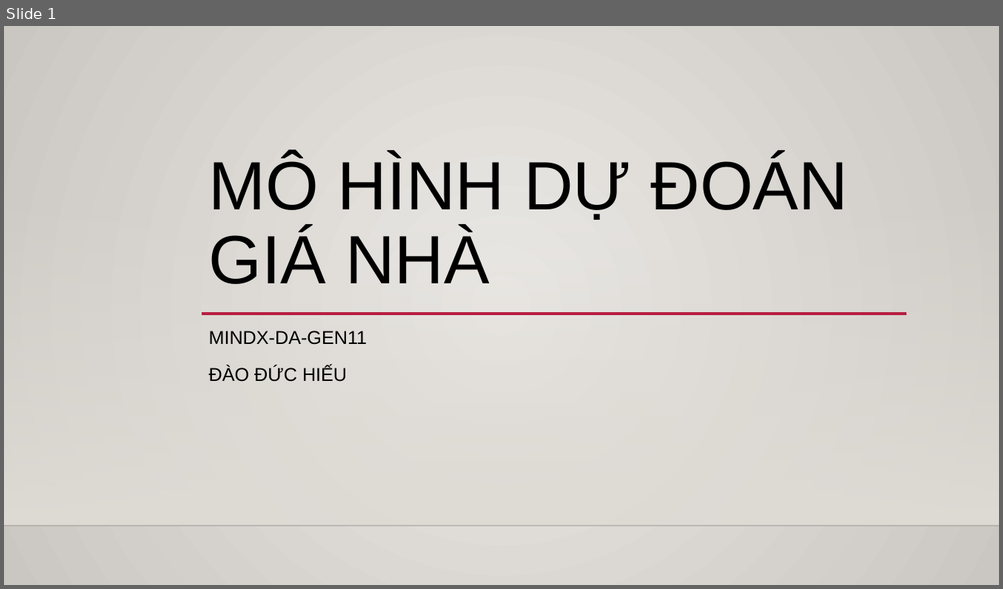
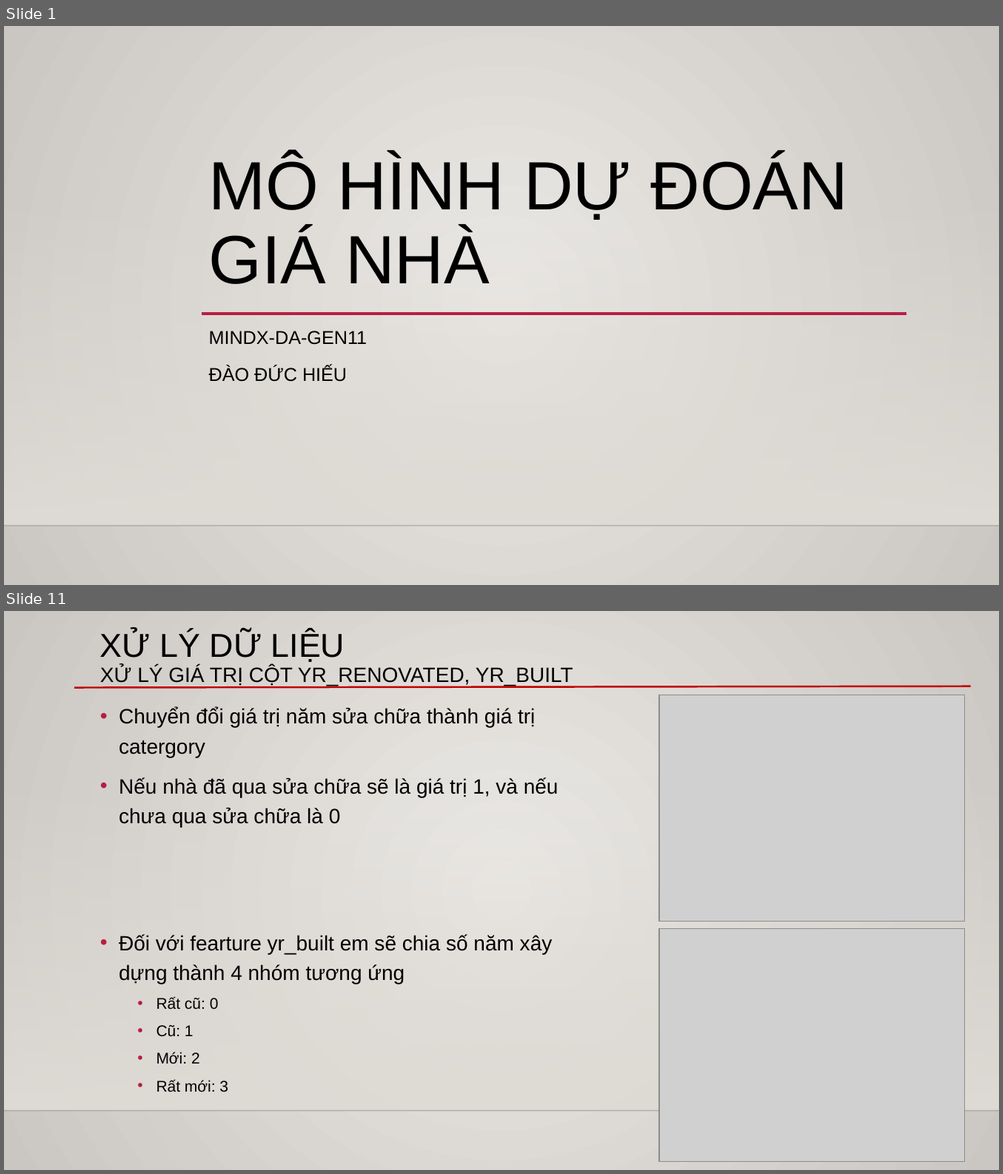
Before and after one commit to DK-Hieu/House_price_prediction, a slide deck: ver_4_kc_house/Mô hình dự đoán giá nhà.pptx. Shown one above the other, each under a label of ours: slide 1 before the commit, slides 1 and 11 after it; the slides between them are not shown. The pictures are 1003x589 and 1003x1174 pixels, drawn with LibreOffice and Linux fonts; fonts in the diff are those of the drawing; grey boxes stand for pictures; background and template pictures are left out. Boxes give left, top, right and bottom in pixels: in the first picture for what was removed or moved away, otherwise in the second. Text is boxed around its words. In the diff, an @@ line names an element or a change of style, - is before the commit and + after.

```diff
--- a/ver_4_kc_house/Mô hình dự đoán giá nhà.pptx
+++ b/ver_4_kc_house/Mô hình dự đoán giá nhà.pptx
@@ slide 11 added at (x1=4, y1=611, x2=999, y2=1170), background gradient #ECEAE7 to #CAC7C1; not listed: 2 template elements that a slide beside it also shows @@
@@ text added at (x1=100, y1=631, x2=573, y2=686), 20 pt, text #000000 @@
+XỬ LÝ DỮ LIỆU
+XỬ LÝ GIÁ TRỊ CỘT YR_RENOVATED, YR_BUILT
@@ line added from (74, 688) to (970, 686), #C00000 1.75 pt @@
@@ picture added at (x1=659, y1=695, x2=965, y2=921) @@
@@ text added at (x1=119, y1=707, x2=558, y2=827), 20 pt, text #000000 @@
+• Chuyển đổi giá trị năm sửa chữa thành giá trị catergory
+• Nếu nhà đã qua sửa chữa sẽ là giá trị 1, và nếu chưa qua sửa chữa là 0
@@ text added at (x1=119, y1=934, x2=552, y2=1092), 20 pt, text #000000 @@
+• Đối với fearture yr_built em sẽ chia số năm xây dựng thành 4 nhóm tương ứng
+  • Rất cũ: 0
+  • Cũ: 1
+  • Mới: 2
+  • Rất mới: 3
@@ picture added at (x1=659, y1=929, x2=965, y2=1162) @@
```
Also in this commit, not shown: 2 slides changed, 8 other slides added, 1 other file.
